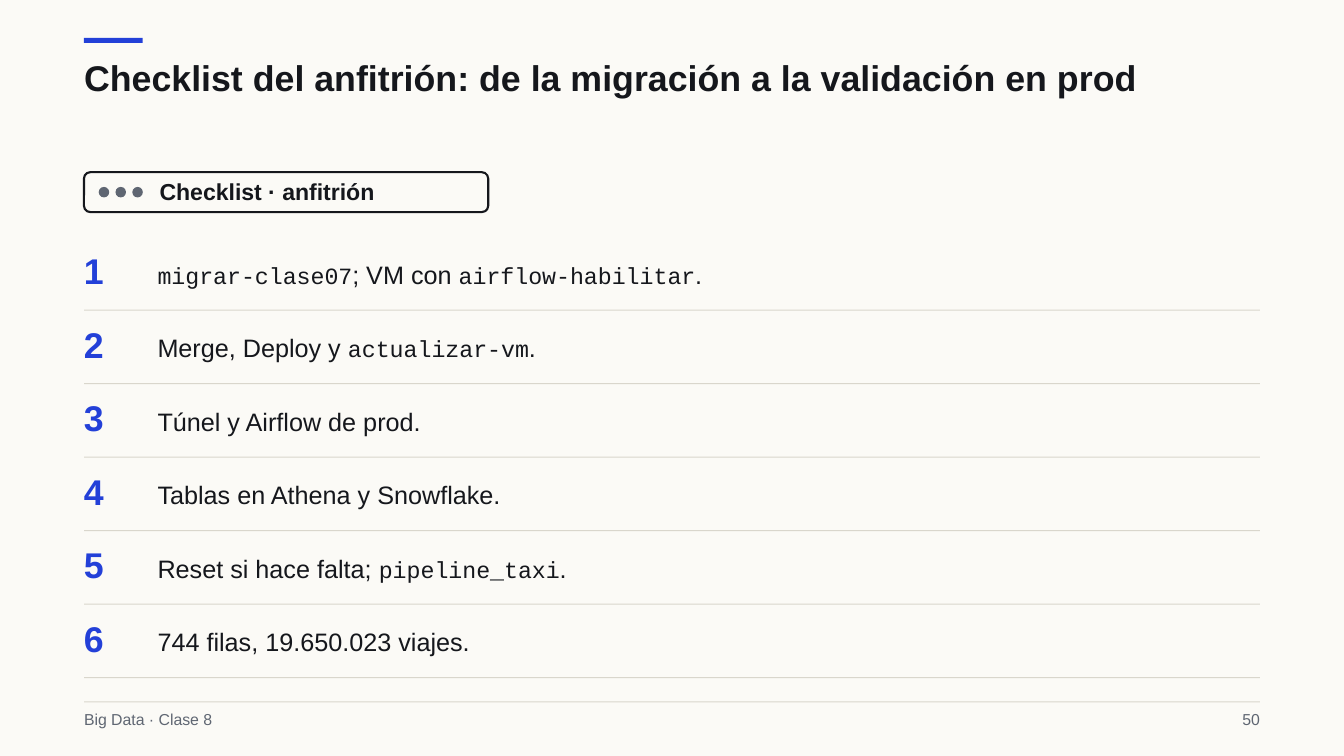
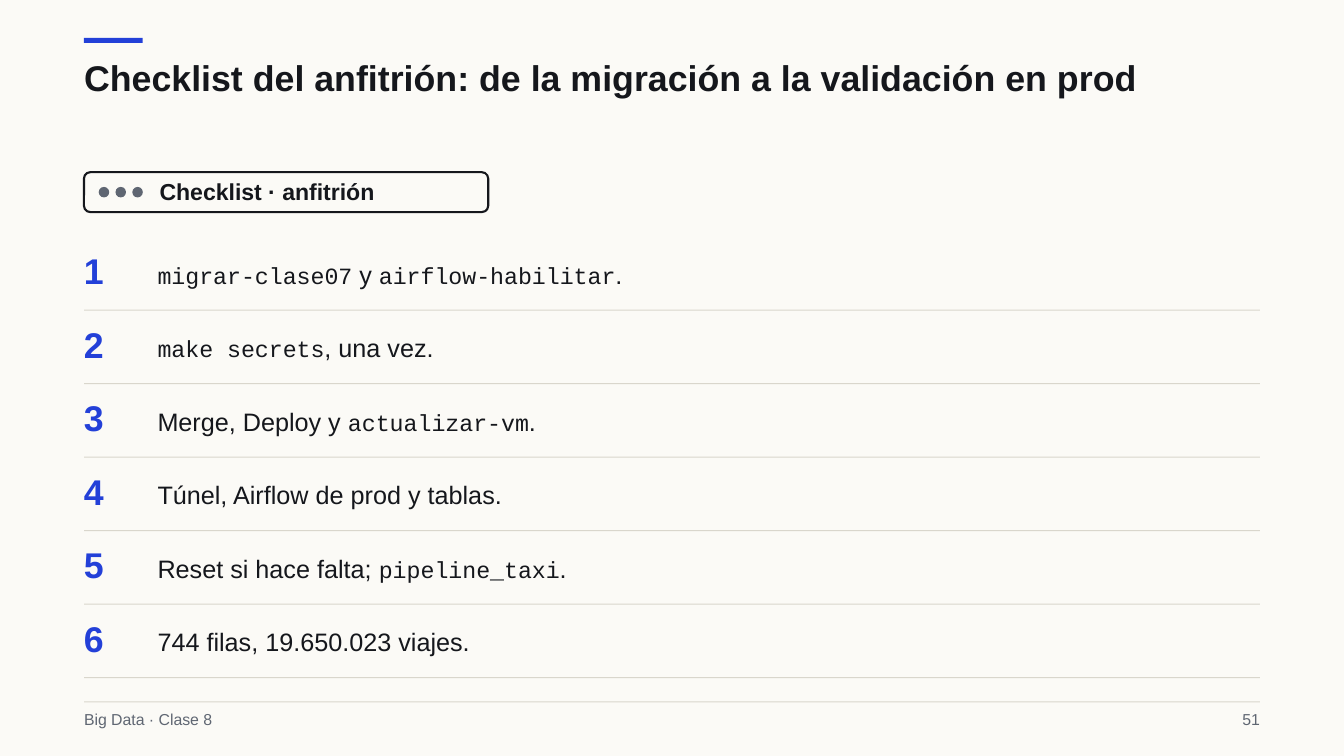
Before and after one commit to Diegomanzur10/bigdata-udem-2026, a slide deck: slide 51 of curso/clase08/deck/slides.pptx (slide 50 before the commit). Drawn at 1344x756 pixels with LibreOffice and Linux fonts; fonts in the diff are those of the drawing. Boxes give left, top, right and bottom in pixels: in the first picture for what was removed or moved away, otherwise in the second. Text is boxed around its words. In the diff, an @@ line names an element or a change of style, - is before the commit and + after.

```diff
--- a/curso/clase08/deck/slides.pptx
+++ b/curso/clase08/deck/slides.pptx
@@ text at [158,267,616,289]: text changed @@
-migrar-clase07; VM con airflow-habilitar.
+migrar-clase07 y airflow-habilitar.
@@ text added at [158,340,433,358], 16.6 pt, text #15171C @@
+make secrets, una vez.
@@ text "Merge, Deploy y actualizar-vm.": place and size @@
-text "Merge, Deploy y actualizar-vm." at [158,338,529,363]
+text "Merge, Deploy y actualizar-vm." at [158,412,529,436]
@@ text removed at [158,412,420,436] @@
-Túnel y Airflow de prod.
@@ text at [158,485,502,510]: text changed @@
-Tablas en Athena y Snowflake.
+Túnel, Airflow de prod y tablas.
@@ text at [1242,714,1260,725]: text changed @@
-50
+51
```
Also in this commit, not shown: 24 other slides changed, 1 slide added, 4 other files.
